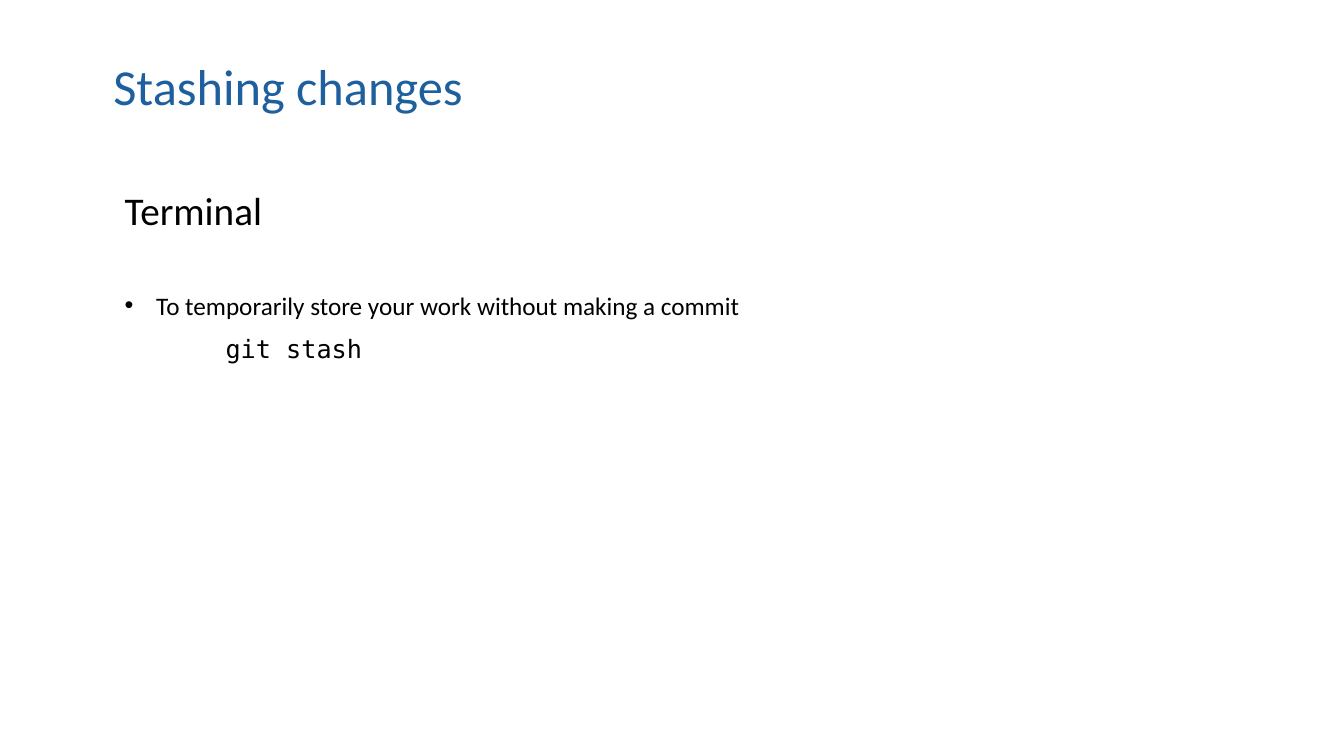
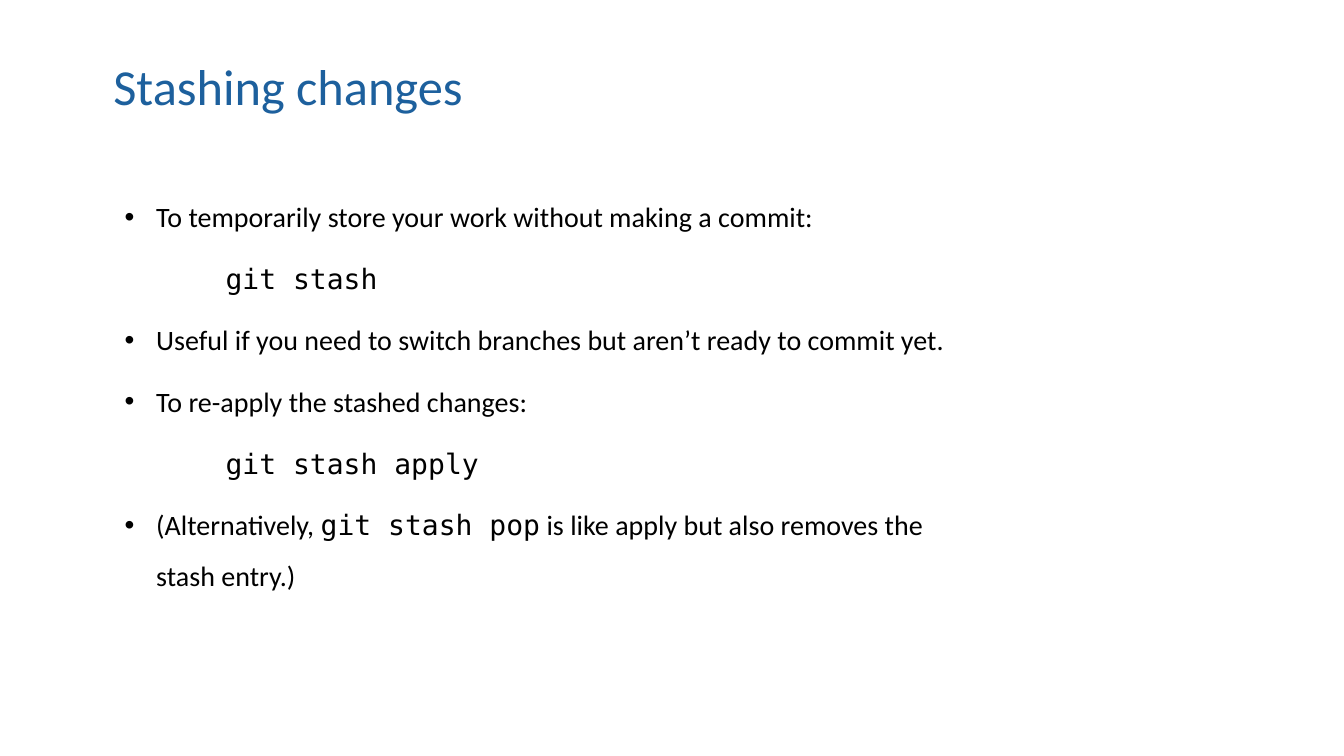
Before and after one commit to moj-analytical-services/intro_to_github_training, a slide deck: slide 35 of GitGitHub slides.pptx. Drawn at 1344x756 pixels with LibreOffice and Linux fonts; fonts in the diff are those of the drawing. Boxes give left, top, right and bottom in pixels: in the first picture for what was removed or moved away, otherwise in the second. Text is boxed around its words. In the diff, an @@ line names an element or a change of style, - is before the commit and + after.

Commit message:
Update stash slide

```diff
--- a/GitGitHub slides.pptx
+++ b/GitGitHub slides.pptx
@@ text at bbox=[156, 207, 812, 232]: text changed; size 18 to 20 pt @@
-Terminal
-• To temporarily store your work without making a commit
+• To temporarily store your work without making a commit:
@@ text at bbox=[226, 267, 377, 295]: size 18 to 20 pt in "git stash"; line spacing 1.07 to 1.5 @@
@@ text at bbox=[156, 330, 944, 591]: paragraphs added @@
+• Useful if you need to switch branches but aren’t ready to commit yet.
+• To re-apply the stashed changes:
+git stash apply
+• (Alternatively, git stash pop is like apply but also removes the stash entry.)
```
